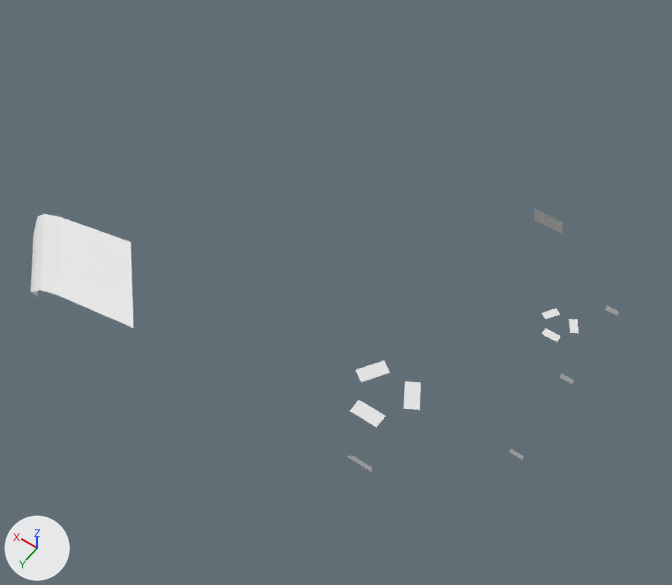
Two versions of the Blender file Assets/Resources/materials/envirModels/GERmodel.blend, one commit apart.
One viewpoint serves both versions: a 50 mm camera at (-634.0, 1514.0, 2335.0) aimed at (314.0, 187.0, 250.0). The axes (+X, +Y, +Z) are drawn at lower left. The lights are the same throughout. The older version comes first.

Objects in the first picture: 'TRACK21.PMD15', 'smoke' and 5 more.
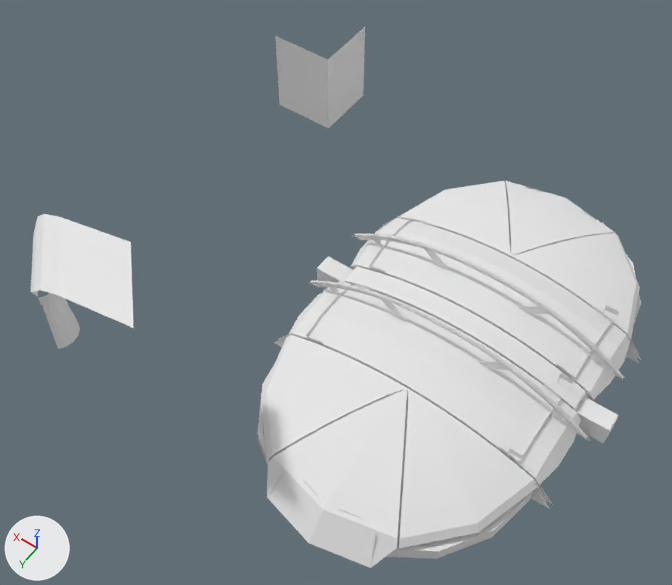
Edits to the scene script, one JSON object a line:
```json
{"op": "remove", "block": "ob_main", "code": "ob_main.hide_set(True)"}
```

Pixel boxes [x1, y1, x2, y2] of what changed, in the pictures (672 x 585 px):
```json
{"object": "main", "change": "shown", "after": [38, 27, 641, 568]}
```
